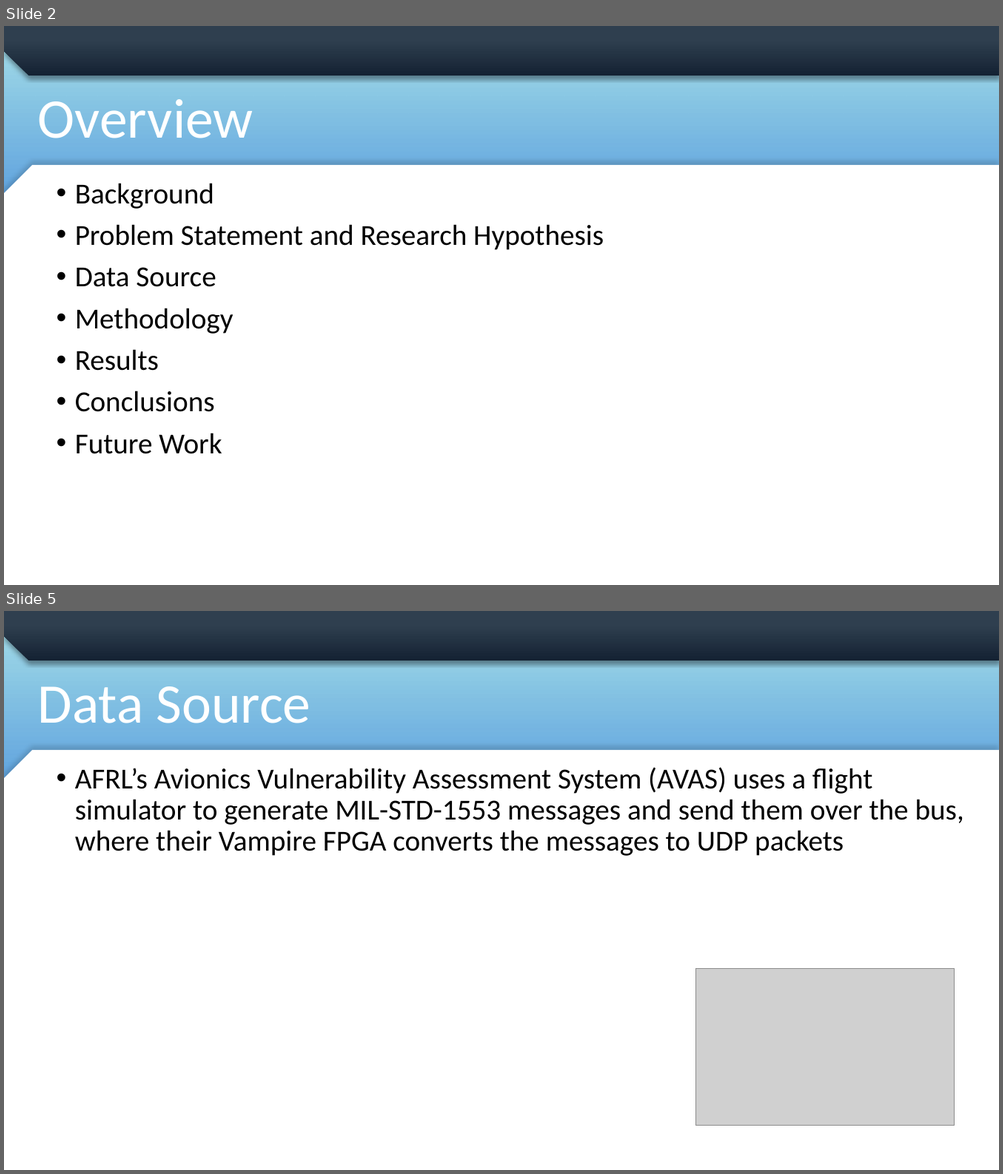
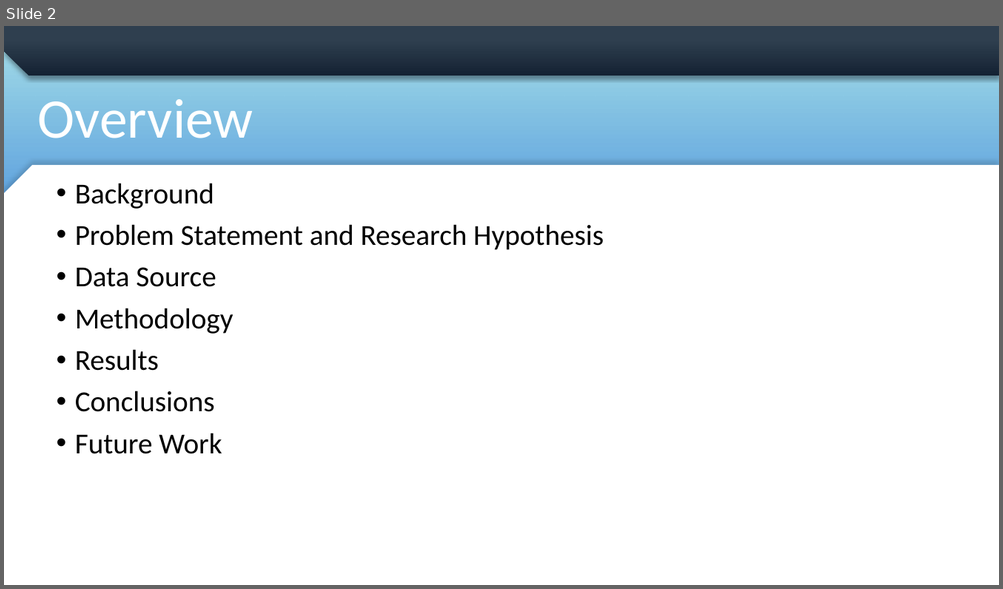
Before and after one commit to mdemore2/CSCE623, a slide deck: Project/Demore_CSCE623Proj.pptx. Shown one above the other, each under a label of ours: slides 2 and 5 before the commit, slide 2 after it; the slides between them are not shown. The pictures are 1003x1174 and 1003x589 pixels, drawn with LibreOffice and Linux fonts; fonts in the diff are those of the drawing; grey boxes stand for pictures; background and template pictures are left out. Boxes give left, top, right and bottom in pixels: in the first picture for what was removed or moved away, otherwise in the second. Text is boxed around its words. In the diff, an @@ line names an element or a change of style, - is before the commit and + after.

```diff
--- a/Project/Demore_CSCE623Proj.pptx
+++ b/Project/Demore_CSCE623Proj.pptx
@@ slide 5 removed at <box>4,611,999,1170</box>, background picture (left out); not listed: 4 template elements that a slide beside it also shows @@
@@ title removed at <box>38,686,311,723</box> @@
-Data Source
@@ text removed at <box>75,767,964,856</box> @@
-• AFRL’s Avionics Vulnerability Assessment System (AVAS) uses a flight simulator to generate MIL-STD-1553 messages and send them over the bus, where their Vampire FPGA converts the messages to UDP packets
@@ picture removed at <box>696,968,955,1126</box> @@
```
Also in this commit, not shown: 3 slides changed, 5 slides added, 1 other file.
